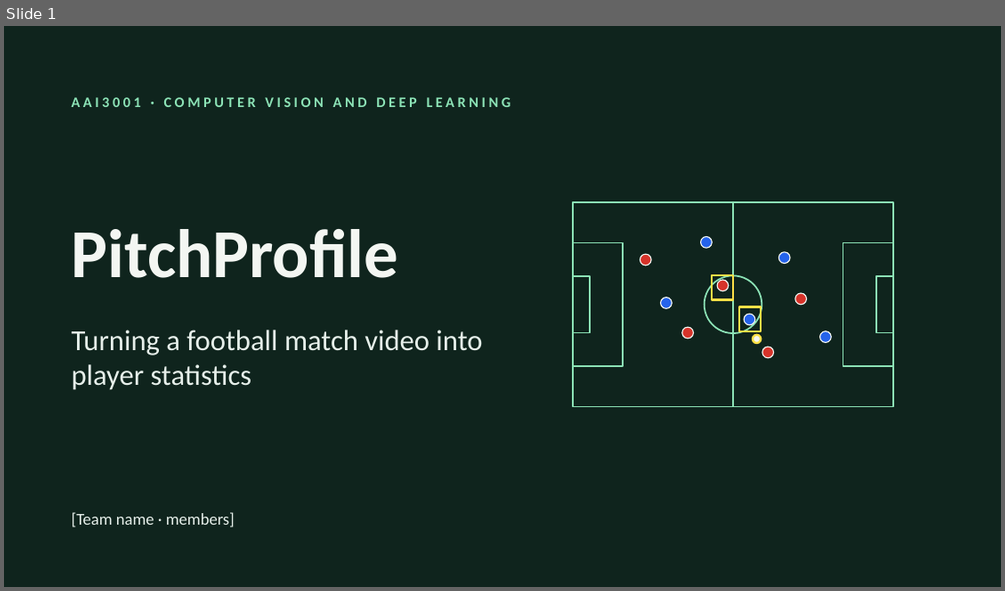
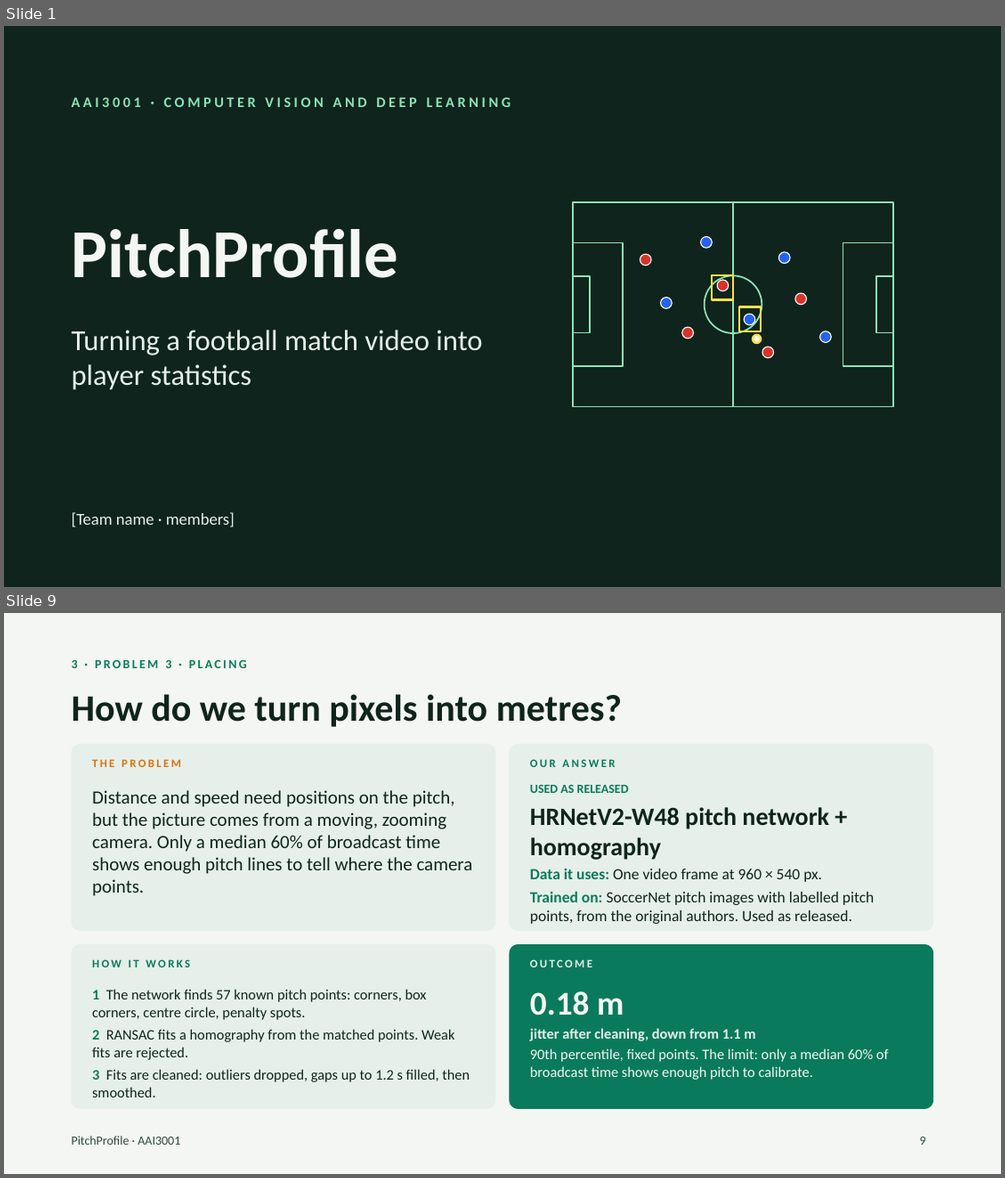
Before and after one commit to havochadi/AIFootballProfiler, a slide deck: Documentation/PitchProfile_Presentation.pptx. Shown one above the other, each under a label of ours: slide 1 before the commit, slides 1 and 9 after it; the slides between them are not shown. The pictures are 1005x591 and 1005x1178 pixels, drawn with LibreOffice and Linux fonts; fonts in the diff are those of the drawing. Boxes give left, top, right and bottom in pixels: in the first picture for what was removed or moved away, otherwise in the second. Text is boxed around its words. In the diff, an @@ line names an element or a change of style, - is before the commit and + after.

```diff
--- a/Documentation/PitchProfile_Presentation.pptx
+++ b/Documentation/PitchProfile_Presentation.pptx
@@ slide 9 added at (4,613,1001,1174), background #F3F6F2 @@
@@ text added at (72,660,247,668), 12 pt, text #0A7A5C, bold @@
+3 · PROBLEM 3 · PLACING
@@ title added at (72,694,622,727), 36 pt, text #0F241D, bold @@
+How do we turn pixels into metres?
@@ rounded rectangle added at (72,744,495,931), fill #E6EFEA @@
@@ rounded rectangle added at (509,744,933,931), fill #E6EFEA @@
@@ text added at (92,759,181,767), 11 pt, text #D9730D, bold @@
+THE PROBLEM
@@ text added at (530,759,615,767), 11 pt, text #0A7A5C, bold @@
+OUR ANSWER
@@ text added at (92,790,473,896), 18 pt, text #0F241D @@
+Distance and speed need positions on the pitch, but the picture comes from a moving, zooming camera. Only a median 60% of broadcast time shows enough pitch lines to tell where the camera points.
@@ text added at (530,785,874,924), 15 pt, text #0F241D @@
+USED AS RELEASED
+HRNetV2-W48 pitch network + homography
+Data it uses: One video frame at 960 × 540 px.
+Trained on: SoccerNet pitch images with labelled pitch points, from the original authors. Used as released.
@@ rounded rectangle added at (72,944,495,1109), fill #E6EFEA @@
@@ text added at (92,959,190,967), 11 pt, text #0A7A5C, bold @@
+HOW IT WORKS
@@ rounded rectangle added at (509,944,933,1109), fill #0A7A5C @@
@@ text added at (530,959,592,967), 11 pt, text #E6EFEA, bold @@
+OUTCOME
@@ text added at (92,989,469,1097), 14 pt, text #0F241D @@
+1 The network finds 57 known pitch points: corners, box corners, centre circle, penalty spots.
+2 RANSAC fits a homography from the matched points. Weak fits are rejected.
+3 Fits are cleaned: outliers dropped, gaps up to 1.2 s filled, then smoothed.
@@ text added at (530,991,889,1079), 14 pt, text #F3F6F2 @@
+0.18 m
+jitter after cleaning, down from 1.1 m
+90th percentile, fixed points. The limit: only a median 60% of broadcast time shows enough pitch to calibrate.
@@ text added at (72,1135,180,1144), 12 pt, text #2E4A41 @@
+PitchProfile · AAI3001
@@ page number added at (920,1136,926,1144), 12 pt, text #2E4A41 @@
+9
```
Also in this commit, not shown: 5 slides changed, 27 other slides added, 2 slides removed, 1 other file.
